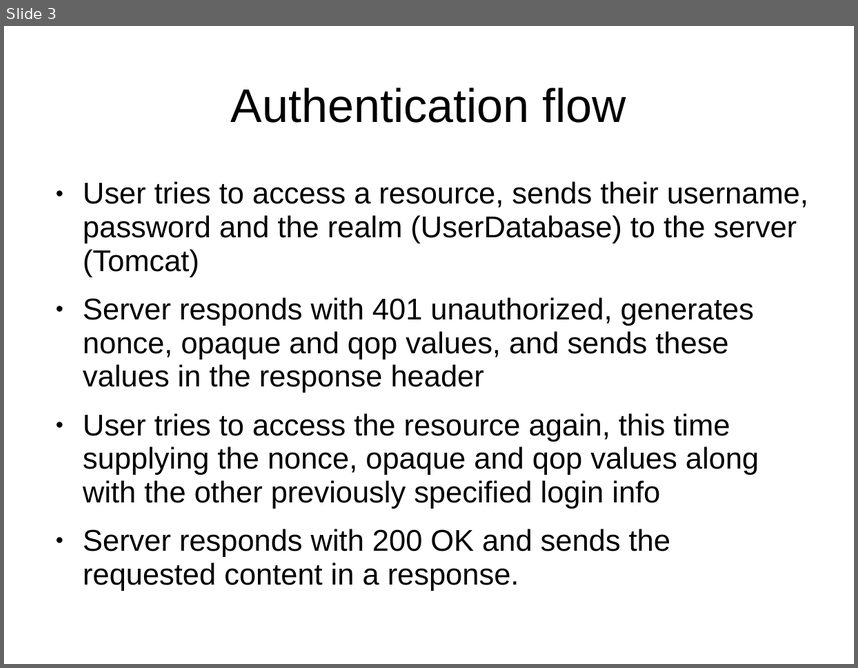
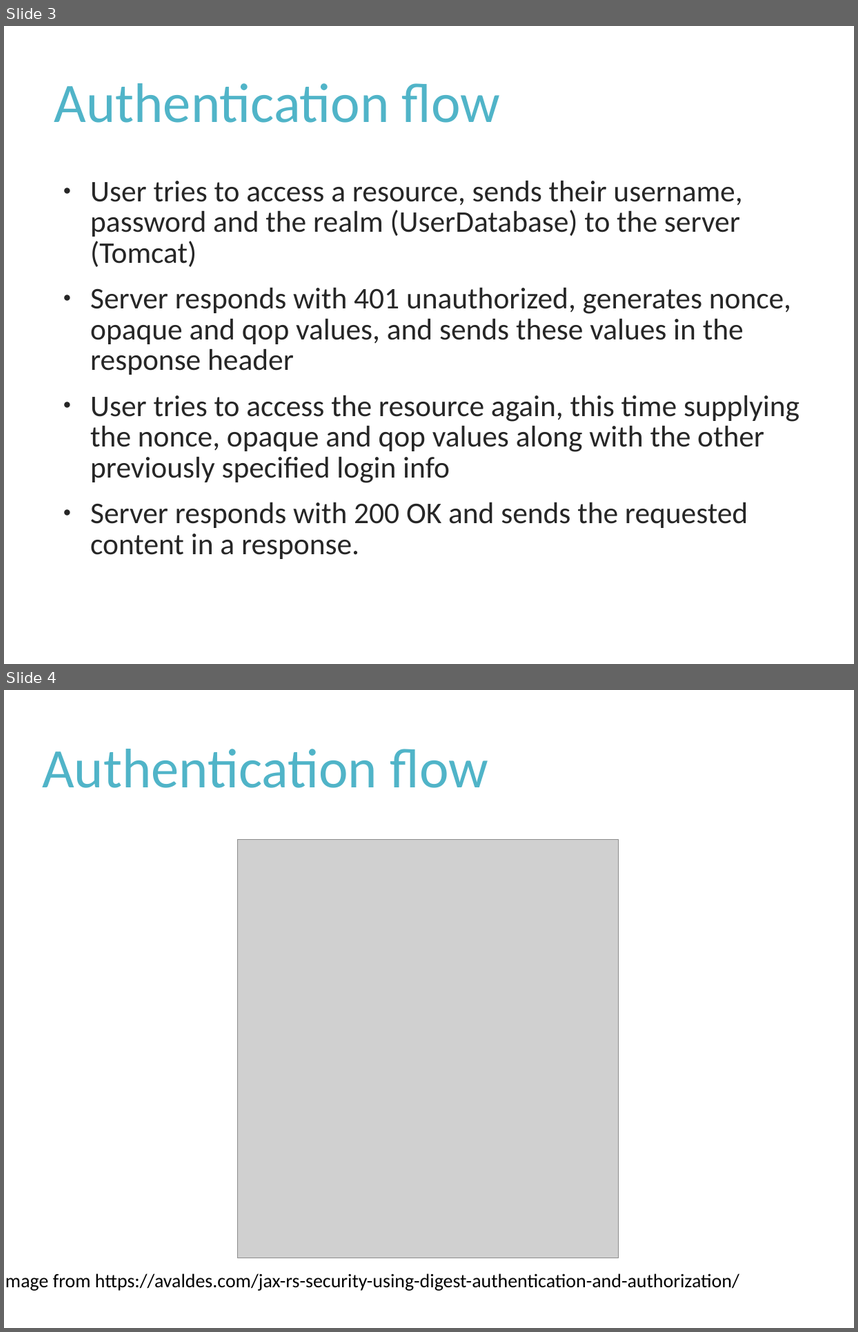
Before and after one commit to Rampastring/ties4560, a slide deck: Task-4/task4.ppt. Shown one above the other, each under a label of ours: slide 3 before the commit, slides 3 and 4 after it. The pictures are 858x668 and 858x1332 pixels, drawn with LibreOffice and Linux fonts; fonts in the diff are those of the drawing; grey boxes stand for pictures. Boxes give left, top, right and bottom in pixels: in the first picture for what was removed or moved away, otherwise in the second. Text is boxed around its words. In the diff, an @@ line names an element or a change of style, - is before the commit and + after.

```diff
--- a/Task-4/task4.ppt
+++ b/Task-4/task4.ppt
@@ slide 4 added at box(4, 690, 854, 1328), background #FFFFFF @@
@@ title added at box(42, 749, 488, 788), 52 pt, text #50B4C8 @@
+Authentication flow
@@ picture added at box(238, 839, 619, 1258) @@
@@ text added at box(4, 1273, 740, 1290), 18 pt, text #000000 @@
+Image from https://avaldes.com/jax-rs-security-using-digest-authentication-and-authorization/
@@ slide 3 changed as well @@
@@ title "Authentication flow" at box(54, 83, 500, 123): size 44 to 52 pt, font Arial to Calibri, text colour #000000 to #50B4C8; alignment centre to left; line spacing 0.93 to 0.9 @@
@@ text "User tries to access a ..." at box(90, 180, 800, 559): font Arial to Calibri, text colour #000000 to #262626; line spacing 0.93 to 0.85; bullet colour #000000 to #262626 @@
```
Also in this commit, not shown: 2 other slides changed, 8 other slides added.
